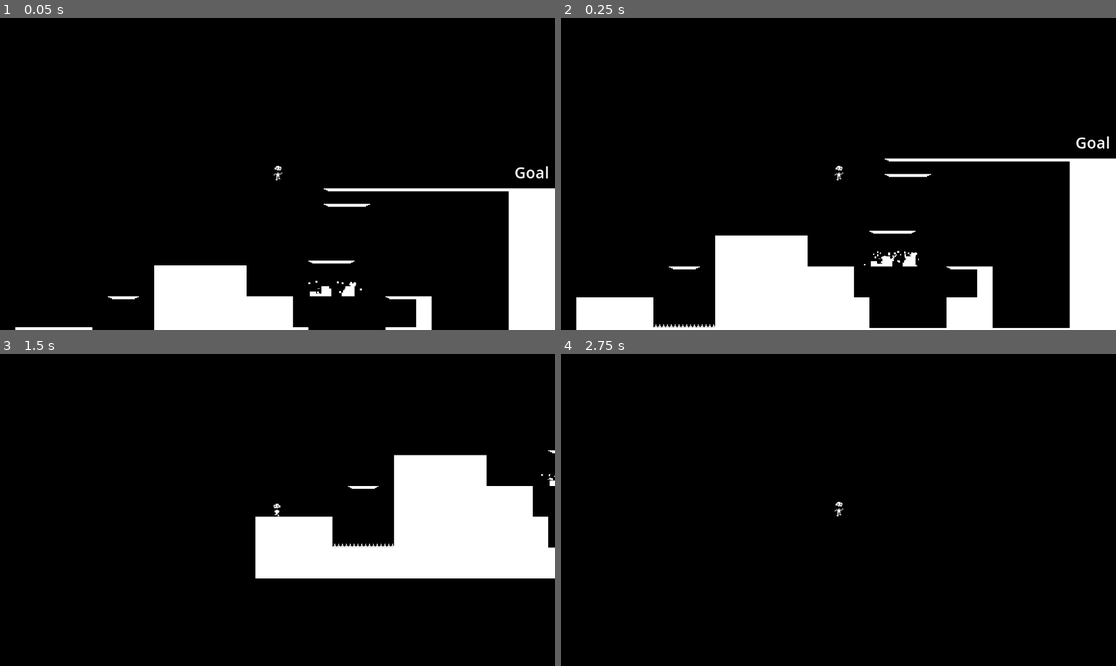
Above: before the commit, frames 1-4 (two rows, left to right).
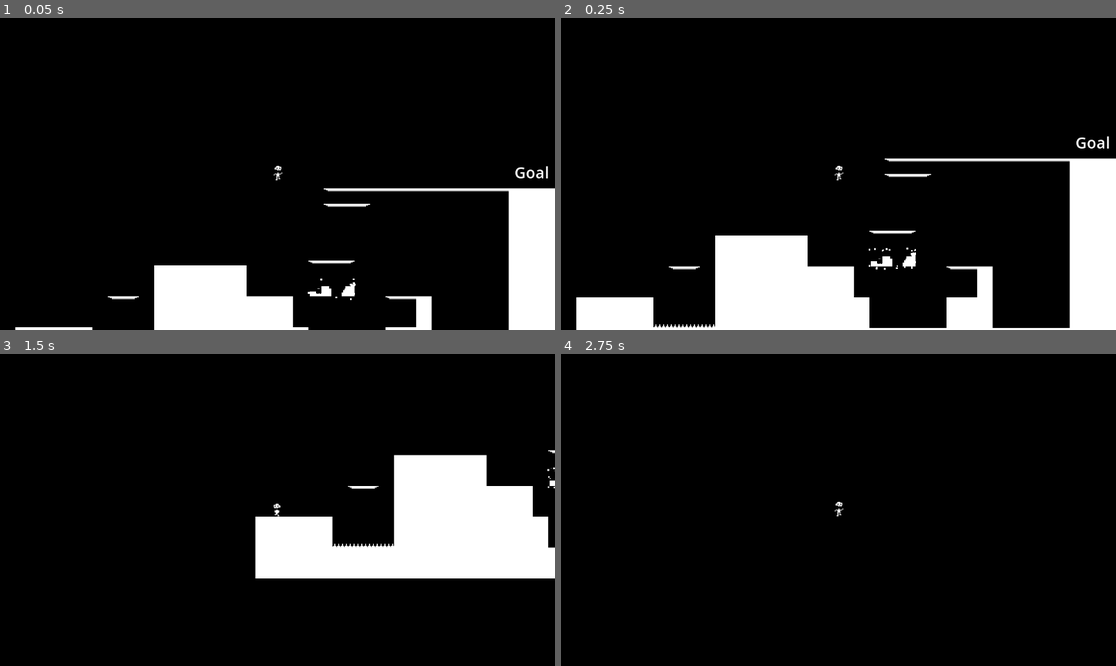
Above: after the commit, the same moments.

Repository: epicfarmer/gmtk2024
Game: Godot game, scene res://scenes/outer_level.tscn
The game is run twice, just before and just after one commit, with the same random seed, the same clock (stepped at 60 frames per second) and the same inputs.
Inputs:
- Up to frame 1 (0.05 s): no input
- Up to frame 2 (0.25 s): no input
- Up to frame 3 (1.5 s): tap Enter at 0.5 s; hold D (move_right) 0.53-1.28 s; tap Space (jump) at 0.77 s; hold A (move_left) from 1.28 s (still down)
- Up to frame 4 (2.75 s): tap Space (jump) at 1.52 s; release A (move_left) at 2.03 s; hold D (move_right) from 2.03 s (still down)

The runs differ from the first frame. In frame 1, 0.3% of the frame differs, in the area x 19-92%, y 55-91%; in frame 2, 0.4%, in the area x 16-92%, y 45-100%; in frame 3, less than 0.1%; in frame 4, nothing differs.
Error in both runs: Invalid call. Nonexistent function 'disable_boundary' in base 'Node (RigidBodyAutoScaler.gd)'. (res://scripts/Enterable.gd:69)

Commit message:
updated tileset, updated enter boundary particles to be like exit boundary particles, implemented super basic killzone code, added controller input

Diff:
--- a/project.godot
+++ b/project.godot
@@ -34,18 +34,23 @@
 "events": [Object(InputEventKey,"resource_local_to_scene":false,"resource_name":"","device":-1,"window_id":0,"alt_pressed":false,"shift_pressed":false,"ctrl_pressed":false,"meta_pressed":false,"pressed":false,"keycode":0,"physical_keycode":32,"key_label":0,"unicode":32,"echo":false,"script":null)
 , Object(InputEventKey,"resource_local_to_scene":false,"resource_name":"","device":-1,"window_id":0,"alt_pressed":false,"shift_pressed":false,"ctrl_pressed":false,"meta_pressed":false,"pressed":false,"keycode":0,"physical_keycode":87,"key_label":0,"unicode":119,"echo":false,"script":null)
 , Object(InputEventKey,"resource_local_to_scene":false,"resource_name":"","device":-1,"window_id":0,"alt_pressed":false,"shift_pressed":false,"ctrl_pressed":false,"meta_pressed":false,"pressed":false,"keycode":0,"physical_keycode":4194320,"key_label":0,"unicode":0,"echo":false,"script":null)
+, Object(InputEventJoypadButton,"resource_local_to_scene":false,"resource_name":"","device":-1,"button_index":0,"pressure":0.0,"pressed":true,"script":null)
 ]
 }
 move_left={
 "deadzone": 0.5,
 "events": [Object(InputEventKey,"resource_local_to_scene":false,"resource_name":"","device":-1,"window_id":0,"alt_pressed":false,"shift_pressed":false,"ctrl_pressed":false,"meta_pressed":false,"pressed":false,"keycode":0,"physical_keycode":65,"key_label":0,"unicode":97,"echo":false,"script":null)
 , Object(InputEventKey,"resource_local_to_scene":false,"resource_name":"","device":-1,"window_id":0,"alt_pressed":false,"shift_pressed":false,"ctrl_pressed":false,"meta_pressed":false,"pressed":false,"keycode":0,"physical_keycode":4194319,"key_label":0,"unicode":0,"echo":false,"script":null)
+, Object(InputEventJoypadButton,"resource_local_to_scene":false,"resource_name":"","device":-1,"button_index":13,"pressure":0.0,"pressed":true,"script":null)
+, Object(InputEventJoypadMotion,"resource_local_to_scene":false,"resource_name":"","device":-1,"axis":0,"axis_value":-1.0,"script":null)
 ]
 }
 move_right={
 "deadzone": 0.5,
 "events": [Object(InputEventKey,"resource_local_to_scene":false,"resource_name":"","device":-1,"window_id":0,"alt_pressed":false,"shift_pressed":false,"ctrl_pressed":false,"meta_pressed":false,"pressed":false,"keycode":0,"physical_keycode":68,"key_label":0,"unicode":100,"echo":false,"script":null)
 , Object(InputEventKey,"resource_local_to_scene":false,"resource_name":"","device":-1,"window_id":0,"alt_pressed":false,"shift_pressed":false,"ctrl_pressed":false,"meta_pressed":false,"pressed":false,"keycode":0,"physical_keycode":4194321,"key_label":0,"unicode":0,"echo":false,"script":null)
+, Object(InputEventJoypadButton,"resource_local_to_scene":false,"resource_name":"","device":-1,"button_index":14,"pressure":0.0,"pressed":true,"script":null)
+, Object(InputEventJoypadMotion,"resource_local_to_scene":false,"resource_name":"","device":-1,"axis":0,"axis_value":1.0,"script":null)
 ]
 }
 
--- a/scenes/Player2D.tscn
+++ b/scenes/Player2D.tscn
@@ -8,6 +8,43 @@
 
 [sub_resource type="RectangleShape2D" id="RectangleShape2D_fhvav"]
 size = Vector2(7, 13)
+
+[sub_resource type="Animation" id="Animation_tral4"]
+resource_name = "die"
+length = 2.0
+tracks/0/type = "value"
+tracks/0/imported = false
+tracks/0/enabled = true
+tracks/0/path = NodePath(".:color")
+tracks/0/interp = 1
+tracks/0/loop_wrap = true
+tracks/0/keys = {
+"times": PackedFloat32Array(0, 2),
+"transitions": PackedFloat32Array(1, 1),
+"update": 0,
+"values": [Color(0, 0, 0, 0), Color(0, 0, 0, 0.984314)]
+}
+
+[sub_resource type="Animation" id="Animation_7bl7h"]
+length = 2.0
+tracks/0/type = "value"
+tracks/0/imported = false
+tracks/0/enabled = true
+tracks/0/path = NodePath(".:color")
+tracks/0/interp = 1
+tracks/0/loop_wrap = true
+tracks/0/keys = {
+"times": PackedFloat32Array(0, 2),
+"transitions": PackedFloat32Array(1, 1),
+"update": 0,
+"values": [Color(0, 0, 0, 0), Color(0, 0, 0, 1)]
+}
+
+[sub_resource type="AnimationLibrary" id="AnimationLibrary_f0rsd"]
+_data = {
+"RESET": SubResource("Animation_7bl7h"),
+"die": SubResource("Animation_tral4")
+}
 
 [sub_resource type="AtlasTexture" id="AtlasTexture_rul50"]
 atlas = ExtResource("2_nv8l7")
@@ -200,6 +237,22 @@
 offset_bottom = 269.0
 stretch = true
 
+[node name="DeathOverlay" type="CanvasLayer" parent="Camera"]
+
+[node name="ColorRect" type="ColorRect" parent="Camera/DeathOverlay"]
+anchors_preset = 15
+anchor_right = 1.0
+anchor_bottom = 1.0
+grow_horizontal = 2
+grow_vertical = 2
+color = Color(0, 0, 0, 0)
+
+[node name="AnimationPlayer" type="AnimationPlayer" parent="."]
+root_node = NodePath("../Camera/DeathOverlay/ColorRect")
+libraries = {
+"": SubResource("AnimationLibrary_f0rsd")
+}
+
 [node name="AnimatedSprite2D" type="AnimatedSprite2D" parent="."]
 sprite_frames = SubResource("SpriteFrames_p5m4b")
 animation = &"walk"
--- a/scenes/enter_boundary.tscn
+++ b/scenes/enter_boundary.tscn
@@ -12,10 +12,15 @@
 _data = [Vector2(0, 1), 0.0, 0.0, 0, 0, Vector2(0.719101, 0.384615), -0.717216, -0.717216, 0, 0, Vector2(0.842697, 0), 0.0, 0.0, 0, 0]
 point_count = 3
 
+[sub_resource type="Curve" id="Curve_grs3g"]
+_data = [Vector2(0.0561798, 0.945055), 0.0, 0.0, 0, 0, Vector2(0.640449, 0.527472), 0.0, 0.0, 0, 0, Vector2(0.94382, 0.0879121), 0.0, 0.0, 0, 0]
+point_count = 3
+
 [node name="enter_boundary" type="Node2D"]
 script = ExtResource("1_kitlw")
 
 [node name="inwardparticles" type="CPUParticles2D" parent="."]
+visible = false
 amount = 60
 lifetime = 0.8
 speed_scale = 1.75
@@ -38,3 +43,47 @@
 emission_rect_extents = Vector2(50, 50)
 spread = 0.0
 gravity = Vector2(0, 0)
+
+[node name="down" type="CPUParticles2D" parent="."]
+amount = 50
+lifetime = 0.5
+emission_shape = 3
+emission_rect_extents = Vector2(50, 1)
+spread = 5.0
+gravity = Vector2(0, -50)
+scale_amount_min = 2.0
+scale_amount_max = 2.0
+scale_amount_curve = SubResource("Curve_grs3g")
+
+[node name="up" type="CPUParticles2D" parent="."]
+amount = 50
+lifetime = 0.5
+emission_shape = 3
+emission_rect_extents = Vector2(50, 1)
+spread = 5.0
+gravity = Vector2(0, 50)
+scale_amount_min = 2.0
+scale_amount_max = 2.0
+scale_amount_curve = SubResource("Curve_grs3g")
+
+[node name="left" type="CPUParticles2D" parent="."]
+amount = 50
+lifetime = 0.5
+emission_shape = 3
+emission_rect_extents = Vector2(50, 1)
+spread = 5.0
+gravity = Vector2(50, 0)
+scale_amount_min = 2.0
+scale_amount_max = 2.0
+scale_amount_curve = SubResource("Curve_grs3g")
+
+[node name="right" type="CPUParticles2D" parent="."]
+amount = 50
+lifetime = 0.5
+emission_shape = 3
+emission_rect_extents = Vector2(50, 1)
+spread = 5.0
+gravity = Vector2(-50, 0)
+scale_amount_min = 2.0
+scale_amount_max = 2.0
+scale_amount_curve = SubResource("Curve_grs3g")
--- a/scenes/inner_level.tscn
+++ b/scenes/inner_level.tscn
@@ -27,8 +27,8 @@
 
 [node name="enter_boundary" parent="Boundary/Level" instance=ExtResource("6_ri15m")]
 scale = Vector2(12.0482, 12.0482)
-rect_x = 32
-rect_y = 16
+rect_x = 24
+rect_y = 10
 
 [node name="exit_boundary" parent="Boundary" instance=ExtResource("5_hbhat")]
 visible = false
--- a/scenes/kenny-test.tscn
+++ b/scenes/kenny-test.tscn
@@ -10,14 +10,13 @@
 [node name="TilemapBW" type="TileMap" parent="."]
 tile_set = ExtResource("1_rew0h")
 format = 2
-layer_0/tile_data = PackedInt32Array(0, 65536, 0, 1, 65536,  …(511 unchanged characters)… 72, -65533, 1, 131072, -65534, 1, 131072)
+layer_0/tile_data = PackedInt32Array(0, 65536, 0, 1, 65536,  …(511 unchanged characters)… 72, -65533, 1, 131072, -65534, 1, 131072, 131081, 65536, 0, 196617, 65536, 0, 196618, 65536, 0, 196619, 65536, 0, 262155, 65536, 0, 262156, 65536, 0, 327692, 65536, 0, 393228, 65536, 0, 327693, 393216, 0, 393229, 327680, 0, 393230, 327680, 0, 393231, 327680, 0, 393232, 393216, 0)
 
 [node name="Player" parent="." instance=ExtResource("2_bla71")]
 position = Vector2(26, -27)
 
 [node name="enter_boundary" parent="." instance=ExtResource("3_43ev4")]
 visible = false
-rect_x = 100
 
 [node name="exit_boundary" parent="." instance=ExtResource("4_uevnl")]
 visible = false
--- /dev/null
+++ b/scenes/killzone.tscn
@@ -0,0 +1,13 @@
+[gd_scene load_steps=2 format=3 uid="uid://s7yctcugkckq"]
+
+[ext_resource type="Script" path="res://scripts/killzone.gd" id="1_8ere0"]
+
+[node name="killzone" type="Area2D"]
+script = ExtResource("1_8ere0")
+
+[node name="Timer" type="Timer" parent="."]
+wait_time = 3.0
+one_shot = true
+
+[connection signal="body_entered" from="." to="." method="_on_body_entered"]
+[connection signal="timeout" from="Timer" to="." method="_on_timer_timeout"]
--- a/scenes/outer_level.tscn
+++ b/scenes/outer_level.tscn
@@ -7,6 +7,10 @@
 [ext_resource type="PackedScene" uid="uid://c252hehmkbeyi" path="res://scenes/enter_boundary.tscn" id="5_keo6y"]
 [ext_resource type="PackedScene" uid="uid://ci4quix0m55xa" path="res://scenes/exit_boundary.tscn" id="6_o6qkd"]
 [ext_resource type="PackedScene" uid="uid://bjb2xix6qbngg" path="res://scenes/FallingPlatform2D.tscn" id="7_q0omy"]
+[ext_resource type="PackedScene" uid="uid://s7yctcugkckq" path="res://scenes/killzone.tscn" id="8_40byj"]
+
+[sub_resource type="RectangleShape2D" id="RectangleShape2D_63eq4"]
+size = Vector2(64, 3)
 
 [node name="OuterLevel" type="Area2D"]
 script = ExtResource("1_nhgbx")
@@ -27,8 +31,8 @@
 
 [node name="enter_boundary" parent="." instance=ExtResource("5_keo6y")]
 position = Vector2(56, -8)
-rect_x = 32
-rect_y = 8
+rect_x = 24
+rect_y = 10
 
 [node name="exit_boundary" parent="." instance=ExtResource("6_o6qkd")]
 visible = false
@@ -40,6 +44,12 @@
 lock_rotation = true
 freeze = false
 
+[node name="killzone" parent="." instance=ExtResource("8_40byj")]
+
+[node name="CollisionShape2D" type="CollisionShape2D" parent="killzone"]
+position = Vector2(-160, 62.5)
+shape = SubResource("RectangleShape2D_63eq4")
+
 [node name="RichTextLabel" type="RichTextLabel" parent="."]
 offset_left = 246.0
 offset_top = -140.0
--- a/scenes/tilesetBW.tres
+++ b/scenes/tilesetBW.tres
@@ -38,6 +38,16 @@
 0:1/0 = 0
 0:1/0/physics_layer_0/linear_velocity = Vector2(0, 0)
 0:1/0/physics_layer_0/angular_velocity = 0.0
+1:1/0 = 0
+1:1/0/physics_layer_0/linear_velocity = Vector2(0, 0)
+1:1/0/physics_layer_0/angular_velocity = 0.0
+1:1/0/physics_layer_0/polygon_0/points = PackedVector2Array(-8, -8, 8, -8, 8, -6.875, -8, -6.875)
+1:1/0/physics_layer_0/polygon_0/one_way = true
+2:1/0 = 0
+2:1/0/physics_layer_0/linear_velocity = Vector2(0, 0)
+2:1/0/physics_layer_0/angular_velocity = 0.0
+2:1/0/physics_layer_0/polygon_0/points = PackedVector2Array(-8, -8, 8, -8, 8, -6.875, -8, -6.875)
+2:1/0/physics_layer_0/polygon_0/one_way = true
 
 [sub_resource type="TileSetScenesCollectionSource" id="TileSetScenesCollectionSource_1jsw6"]
 resource_name = "basic objects"
--- a/scripts/Player2D.gd
+++ b/scripts/Player2D.gd
@@ -5,6 +5,7 @@
 @onready var camera: Camera2D = $Camera
 @onready var animated_sprite = $AnimatedSprite2D
 @onready var coyote_timer = $CoyoteTimer
+@onready var player = $AnimationPlayer
 
 const SPEED = 130.0
 const JUMP_VELOCITY = -300.0
@@ -89,3 +90,6 @@
 
 func _on_coyote_timer_timeout():
 	coyote = false
+
+func die():
+	player.play("die")
--- a/scripts/enter_boundary.gd
+++ b/scripts/enter_boundary.gd
@@ -3,8 +3,32 @@
 @export var rect_x = 50
 @export var rect_y = 50
 
-@onready var particles = $inwardparticles
+@onready var down = $down
+@onready var up = $up
+@onready var left = $left
+@onready var right = $right
+
+func scale_particles(length):
+	var rate = int(length * 20/32)
+	return min(rate, 50)
 
 # Called when the node enters the scene tree for the first time.
 func _ready():
-	$inwardparticles.emission_rect_extents = Vector2(rect_x, rect_y)
+	var origin = Vector2(-rect_x, -rect_y)
+	var extents = Vector2(rect_x,rect_y)
+
+	down.position = Vector2((extents.x + origin.x)/2, extents.y )
+	down.emission_rect_extents = Vector2((extents.x - origin.x)/2 , 1)
+	down.amount = scale_particles(rect_x)
+
+	up.position = Vector2((extents.x + origin.x)/2 , origin.y )
+	up.emission_rect_extents = Vector2((extents.x - origin.x)/2 , 1)
+	up.amount = scale_particles(rect_x)
+
+	left.position = Vector2(origin.x, (extents.y + origin.y)/2 )
+	left.emission_rect_extents = Vector2(1, (extents.y - origin.y)/2)
+	left.amount = scale_particles(rect_y)
+
+	right.position = Vector2(extents.x, (extents.y + origin.y)/2 )
+	right.emission_rect_extents = Vector2(1,  (extents.y - origin.y)/2)
+	right.amount = scale_particles(rect_y)
--- /dev/null
+++ b/scripts/killzone.gd
@@ -0,0 +1,13 @@
+extends Area2D
+
+@onready var restart_timer = $Timer
+
+func _on_body_entered(body):
+	if body.name != "Player":
+		return
+	body.die()
+	restart_timer.start()
+
+
+func _on_timer_timeout():
+	print("TODO: reload level...")
Binary file changed: images/bw-simple.png
Not shown: 1 places in scenes/Player2D.tscn that only renumber resources
Not shown: 1 places in scenes/enter_boundary.tscn that only renumber resources
Not shown: 1 places in scenes/outer_level.tscn that only renumber resources
